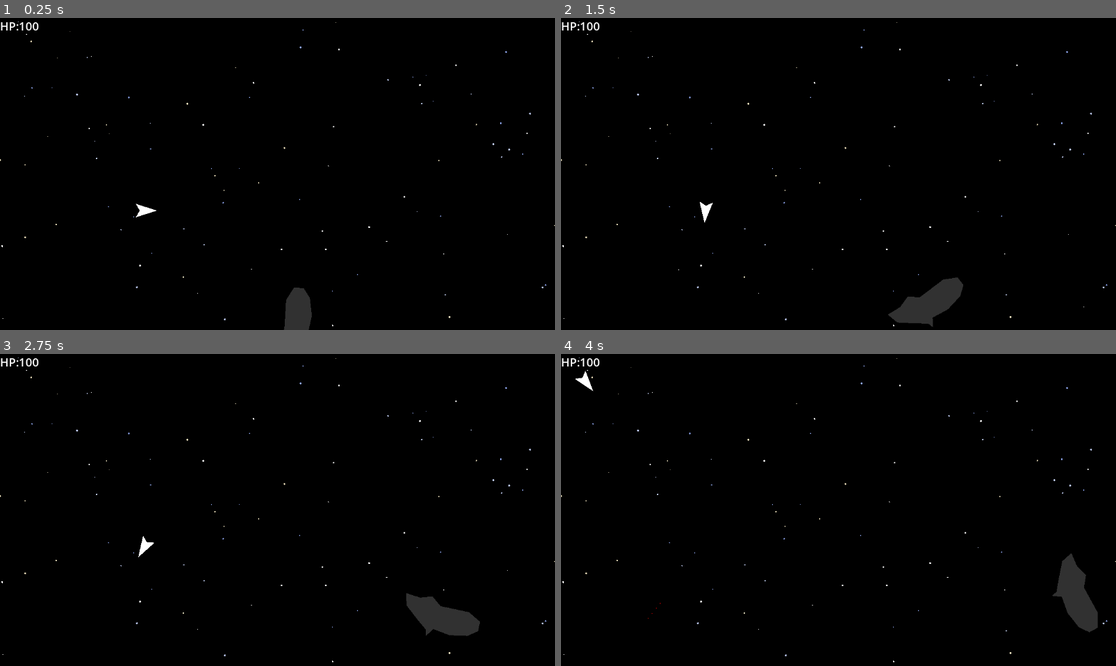
Above: before the commit, frames 1-4 (two rows, left to right).
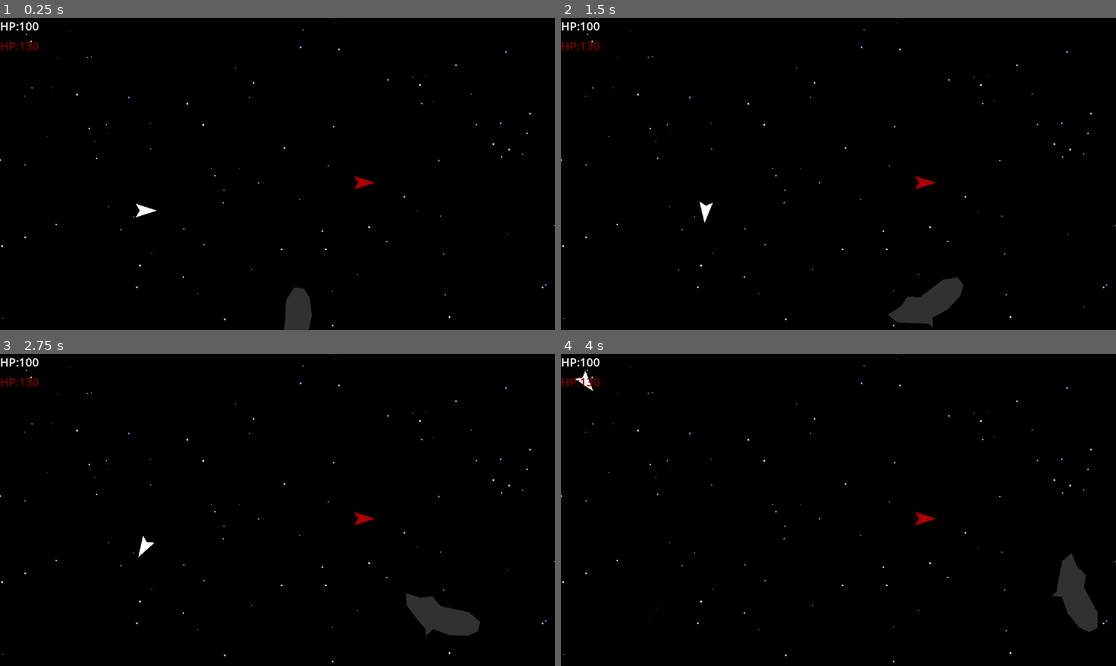
Above: after the commit, the same moments.

Repository: rybond/SpaceCombatPrototype
Game: Godot game, scene res://scenes/arena.tscn
Same seed, same stepped clock (60 frames per second), same inputs: the game is played once before the commit and once after it. Sound files missing from this copy of the repository are replaced by a short silence.
Inputs:
- Up to frame 1 (0.25 s): no input
- Up to frame 2 (1.5 s): hold Right (ui_right) 0.53-1.28 s; tap Space (fire) at 0.6, 1.35 s; hold Left (ui_left) from 1.28 s (still down)
- Up to frame 3 (2.75 s): release Left (ui_left) at 2.03 s; hold Right (ui_right) from 2.03 s (still down); tap Space (fire) at 2.1 s
- Up to frame 4 (4 s): release Right (ui_right) at 2.78 s; hold Up (ui_up) 2.78-3.53 s; tap Space (fire) at 2.85, 3.6 s; hold Left (ui_left) from 3.53 s (still down)

The runs differ from the first frame. In frame 1, 0.2% of the frame differs, in the area x 0-68%, y 7-56%; in frame 2, 0.2%; in frame 3, 0.2%; in frame 4, 0.2%.

Commit message:
enemy ship added. HP UI broken.

Diff:
--- a/asteroids/asteroid_jumbo.tscn
+++ b/asteroids/asteroid_jumbo.tscn
@@ -13,7 +13,7 @@
 
 [node name="Polygon2D" type="Polygon2D" parent="."]
 scale = Vector2(6, 6)
-color = Color(0, 0, 0, 1)
+color = Color(0.125911, 0.125911, 0.125911, 1)
 polygon = PackedVector2Array(19, -14, 19, -9, 21, -7, 18, -3, 14, 7, 13, 7, 12, 9, 10, 9, 10, 11, -2, 10, -8, 9, -11, 6, -7, 3, -9, 0, -10, -7, -9, -13, -3, -12, 1, -15, 2, -15, 4, -17, 5, -15, 8, -15, 8, -19, 11, -15)
 
 [node name="CollisionPolygon2D" type="CollisionPolygon2D" parent="."]
--- a/projectiles/Projectile.gd
+++ b/projectiles/Projectile.gd
@@ -1,6 +1,8 @@
 extends Area2D
 
 @export var speed: float = 900.0
+@export var damage: int = 1          # ← now easy to change!
+
 var direction: Vector2 = Vector2.ZERO
 
 func _ready():
@@ -12,8 +14,12 @@
 	position += direction * speed * delta
 
 func _on_body_entered(body):
-	if body is AsteroidBase:
-		body.take_damage(1)
+	var health_comp = body.get_node_or_null("HealthComponent")
+	if health_comp:
+		health_comp.take_damage(damage)
+		queue_free()
+	elif body is AsteroidBase:
+		body.take_damage(damage)   # keeps asteroids working perfectly
 		queue_free()
 
 func _on_lifetime_timeout():
--- /dev/null
+++ b/scenes/EnemyHealthLabel.gd
@@ -0,0 +1,4 @@
+extends Label
+
+func _on_health_component_health_changed(current: int, maximum: int):
+	text = "HP: " + str(current)
--- a/scenes/arena.tscn
+++ b/scenes/arena.tscn
@@ -6,6 +6,8 @@
 [ext_resource type="PackedScene" uid="uid://cu6crjy8lfq5m" path="res://asteroids/asteroid_large.tscn" id="3_dw7ex"]
 [ext_resource type="PackedScene" uid="uid://bboqr2wm4moh0" path="res://asteroids/asteroid_medium.tscn" id="4_qpw2d"]
 [ext_resource type="PackedScene" uid="uid://bivfe8m3cinbm" path="res://asteroids/asteroid_small.tscn" id="5_n2ybb"]
+[ext_resource type="PackedScene" uid="uid://c01qdgemigr4o" path="res://scenes/ships/enemy_ship.tscn" id="7_1u3jk"]
+[ext_resource type="Script" path="res://scenes/EnemyHealthLabel.gd" id="8_4gk0o"]
 
 [sub_resource type="LabelSettings" id="LabelSettings_cgh0w"]
 font_size = 24
@@ -20,8 +22,25 @@
 [node name="PlayerShip" parent="." instance=ExtResource("1_1ars5")]
 position = Vector2(300, 400)
 
+[node name="EnemyShip" parent="." instance=ExtResource("7_1u3jk")]
+position = Vector2(753, 342)
+
 [node name="HealthLabel" type="Label" parent="."]
 offset_right = 40.0
 offset_bottom = 23.0
 text = "HP:100"
 label_settings = SubResource("LabelSettings_cgh0w")
+
+[node name="EnemyHealthLabel" type="Label" parent="."]
+modulate = Color(0.487756, 1.02879e-06, 3.36915e-07, 1)
+offset_top = 41.0
+offset_right = 82.0
+offset_bottom = 75.0
+text = "HP:130"
+label_settings = SubResource("LabelSettings_cgh0w")
+script = ExtResource("8_4gk0o")
+
+[connection signal="health_changed" from="EnemyShip/HealthComponent" to="EnemyHealthLabel" method="_on_health_component_health_changed"]
+
+[editable path="PlayerShip"]
+[editable path="EnemyShip"]
--- /dev/null
+++ b/scenes/ships/enemy_ship.tscn
@@ -0,0 +1,70 @@
+[gd_scene load_steps=10 format=3 uid="uid://c01qdgemigr4o"]
+
+[ext_resource type="Script" path="res://scenes/ships/ship.gd" id="1_mrm0i"]
+[ext_resource type="PackedScene" uid="uid://ct3edo70w38iu" path="res://projectiles/Projectile.tscn" id="2_k5emq"]
+[ext_resource type="AudioStream" uid="uid://btjdlltqmsa1i" path="res://audio/gun2.wav" id="4_4ighb"]
+[ext_resource type="Script" path="res://health_component.gd" id="5_8vov6"]
+[ext_resource type="AudioStream" uid="uid://dkx68eqg4ol3n" path="res://audio/druuge-furnace.wav" id="6_uwhs1"]
+
+[sub_resource type="CircleShape2D" id="CircleShape2D_13rxs"]
+radius = 20.0
+
+[sub_resource type="Gradient" id="Gradient_x5jko"]
+offsets = PackedFloat32Array(0.199063, 0.854801)
+colors = PackedColorArray(1, 0.627451, 0, 1, 0.552941, 0, 0.0470588, 1)
+
+[sub_resource type="GradientTexture1D" id="GradientTexture1D_v3u3o"]
+gradient = SubResource("Gradient_x5jko")
+width = 16
+
+[sub_resource type="ParticleProcessMaterial" id="ParticleProcessMaterial_p74fi"]
+particle_flag_disable_z = true
+emission_shape_offset = Vector3(1, 1, 1)
+spread = 0.0
+gravity = Vector3(0, 0, 0)
+scale_min = 2.0
+scale_max = 2.0
+color = Color(1, 1, 0, 1)
+color_ramp = SubResource("GradientTexture1D_v3u3o")
+
+[node name="EnemyShip" type="CharacterBody2D"]
+script = ExtResource("1_mrm0i")
+thrust_force = 500.0
+rotation_speed = 2.5
+max_speed = 250.0
+projectile_scene = ExtResource("2_k5emq")
+fire_cooldown = 0.1
+
+[node name="CollisionShape2D" type="CollisionShape2D" parent="."]
+shape = SubResource("CircleShape2D_13rxs")
+
+[node name="ShipShape" type="Polygon2D" parent="."]
+color = Color(0.672305, 1.76881e-06, 6.257e-07, 1)
+polygon = PackedVector2Array(26, 0, -18, -14, -10, 0, -18, 14)
+
+[node name="FireCooldownTimer" type="Timer" parent="."]
+one_shot = true
+
+[node name="Thruster" type="GPUParticles2D" parent="."]
+position = Vector2(-18, 0)
+rotation = 3.14159
+amount = 24
+process_material = SubResource("ParticleProcessMaterial_p74fi")
+lifetime = 0.6
+
+[node name="gun2sound" type="AudioStreamPlayer2D" parent="."]
+stream = ExtResource("4_4ighb")
+
+[node name="HealthComponent" type="Node" parent="."]
+script = ExtResource("5_8vov6")
+max_health = 150
+
+[node name="ExplosionSound" type="AudioStreamPlayer2D" parent="."]
+stream = ExtResource("6_uwhs1")
+
+[node name="RespawnTimer" type="Timer" parent="."]
+wait_time = 2.5
+one_shot = true
+
+[connection signal="died" from="HealthComponent" to="." method="_on_died"]
+[connection signal="health_changed" from="HealthComponent" to="." method="_on_health_changed"]
--- a/scenes/ships/ship.gd
+++ b/scenes/ships/ship.gd
@@ -7,6 +7,7 @@
 @export var drag: float = 1
 @export var projectile_scene: PackedScene
 @export var fire_cooldown: float = .05
+@export var shot_damage: int = 1
 
 
 var can_fire := true
@@ -42,6 +43,7 @@
 	$gun2sound.play()   # ← NEW LINE
 	can_fire = false
 	var projectile = projectile_scene.instantiate()
+	projectile.damage = shot_damage
 	var forward = Vector2.RIGHT.rotated(rotation)
 	projectile.direction = forward
 	projectile.global_position = global_position + forward * 30
Not shown: 1 places in scenes/arena.tscn that only renumber resources
